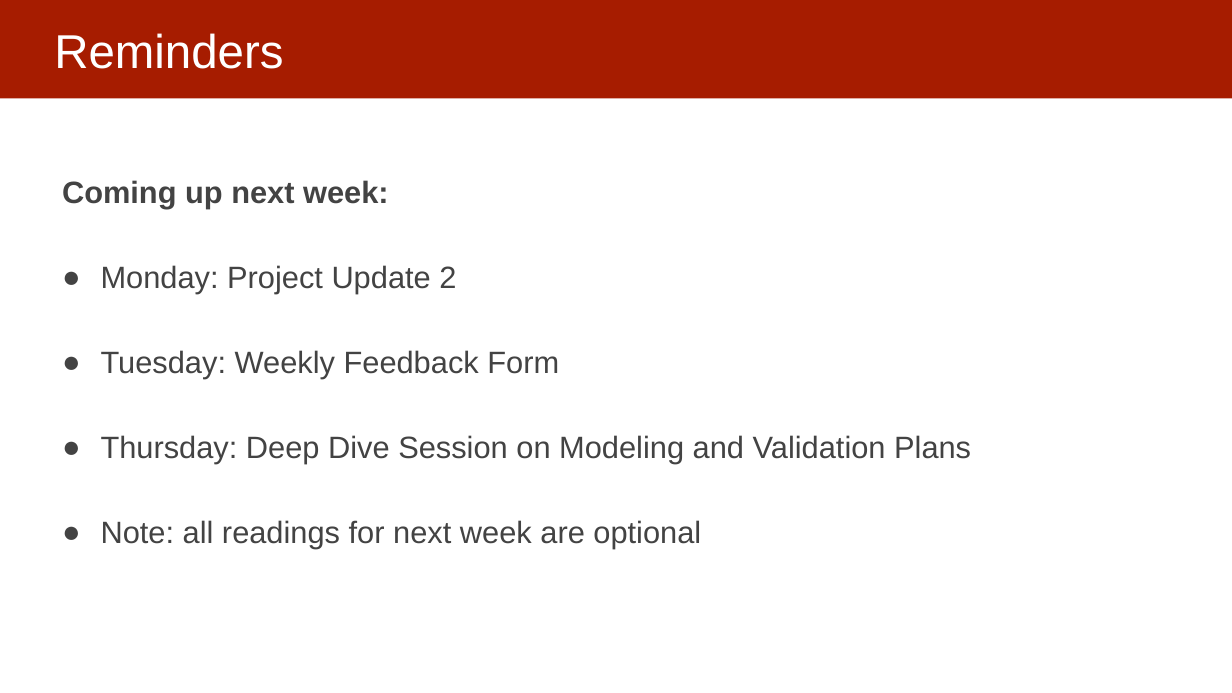
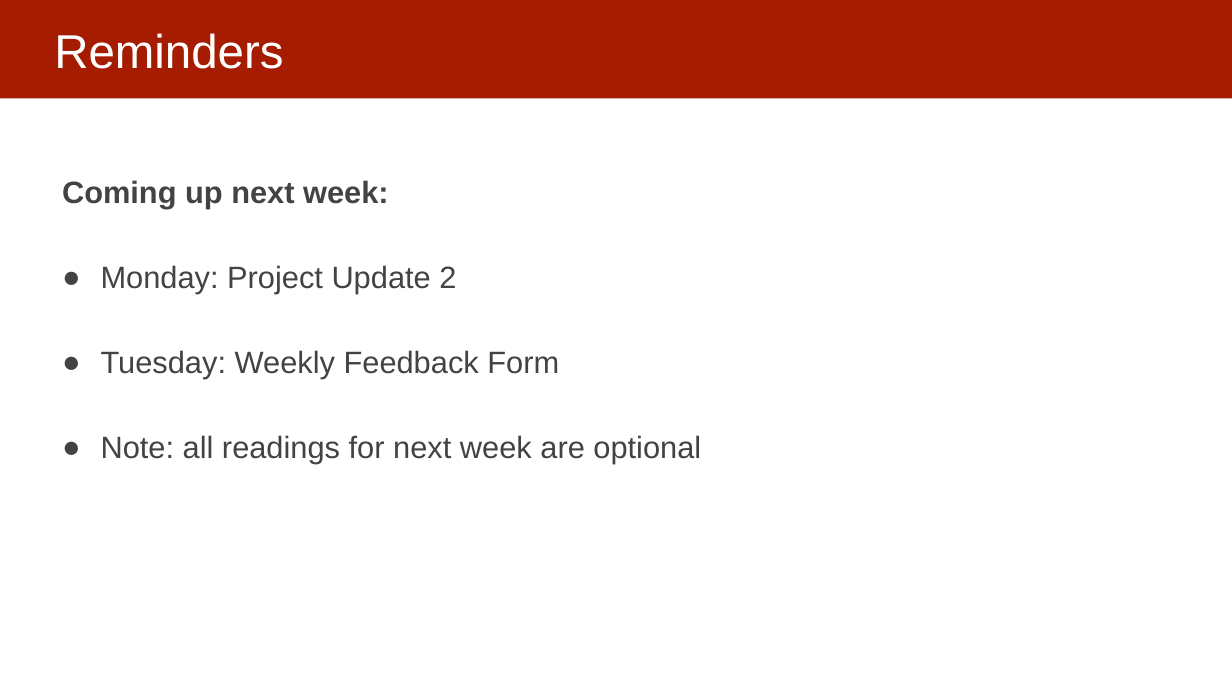
Before and after one commit to dssg/MLinPractice, a slide deck: slide 25 of Lectures/Lecture6-EvaluationMetrics.pptx. Drawn at 1232x693 pixels with LibreOffice and Linux fonts; fonts in the diff are those of the drawing. Boxes give left, top, right and bottom in pixels: in the first picture for what was removed or moved away, otherwise in the second. Text is boxed around its words. In the diff, an @@ line names an element or a change of style, - is before the commit and + after.

```diff
--- a/Lectures/Lecture6-EvaluationMetrics.pptx
+++ b/Lectures/Lecture6-EvaluationMetrics.pptx
@@ text at bbox=[101, 435, 971, 464]: paragraph removed @@
-● Thursday: Deep Dive Session on Modeling and Validation Plans
```
Also in this commit, not shown: 1 other slide changed, 1 other file.
